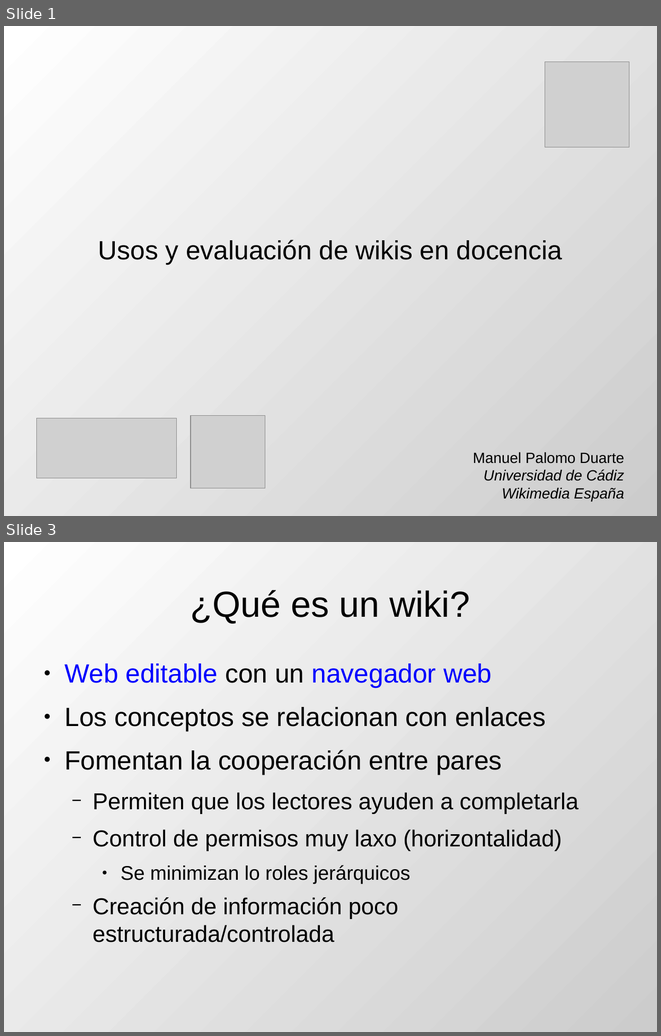
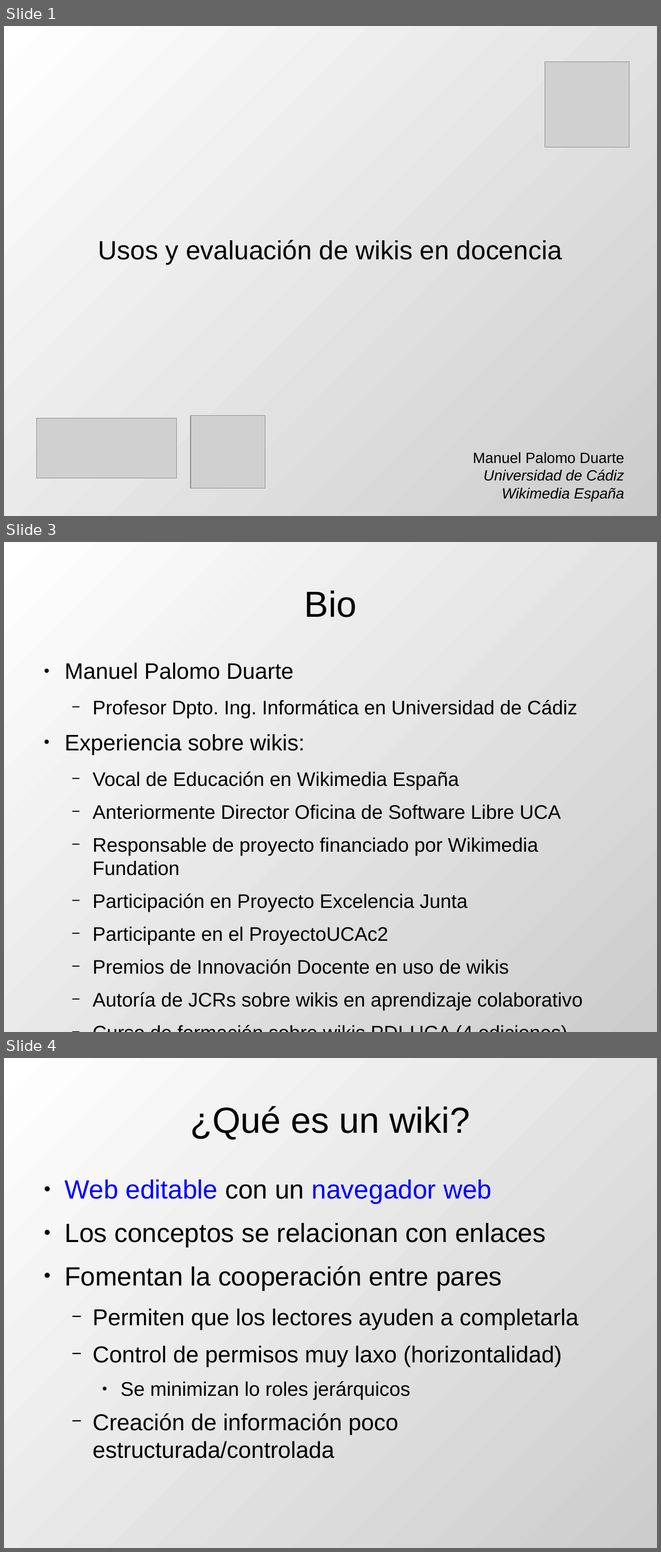
Before and after one commit to DrPantera/wikis4education, a slide deck: UCM-2015/trabajosYevalWiki.odp. Shown one above the other, each under a label of ours: slides 1 and 3 before the commit, slides 1, 3 and 4 after it; the slides between them are not shown. The pictures are 661x1036 and 661x1552 pixels, drawn with LibreOffice and Linux fonts; fonts in the diff are those of the drawing; grey boxes stand for pictures. Boxes give left, top, right and bottom in pixels: in the first picture for what was removed or moved away, otherwise in the second. Text is boxed around its words. In the diff, an @@ line names an element or a change of style, - is before the commit and + after.

```diff
--- a/UCM-2015/trabajosYevalWiki.odp
+++ b/UCM-2015/trabajosYevalWiki.odp
@@ slide 3 added at (4,542,657,1032), background gradient #FFFFFF to #CCCCCC @@
@@ title added at (305,590,357,617), 44 pt, text #000000 @@
+Bio
@@ text added at (64,662,583,1010), 23.8 pt, text #000000 @@
+● Manuel Palomo Duarte
+  − Profesor Dpto. Ing. Informática en Universidad de Cádiz
+● Experiencia sobre wikis:
+  − Vocal de Educación en Wikimedia España
+  − Anteriormente Director Oficina de Software Libre UCA
+  − Responsable de proyecto financiado por Wikimedia Fundation
+  − Participación en Proyecto Excelencia Junta
+  − Participante en el ProyectoUCAc2
+  − Premios de Innovación Docente en uso de wikis
+  − Autoría de JCRs sobre wikis en aprendizaje colaborativo
+  − Curso de formación sobre wikis PDI-UCA (4 ediciones)
@@ what was slide 3 is now slide 4 @@
```
Also in this commit, not shown: 2 slides changed, 1 other file.
